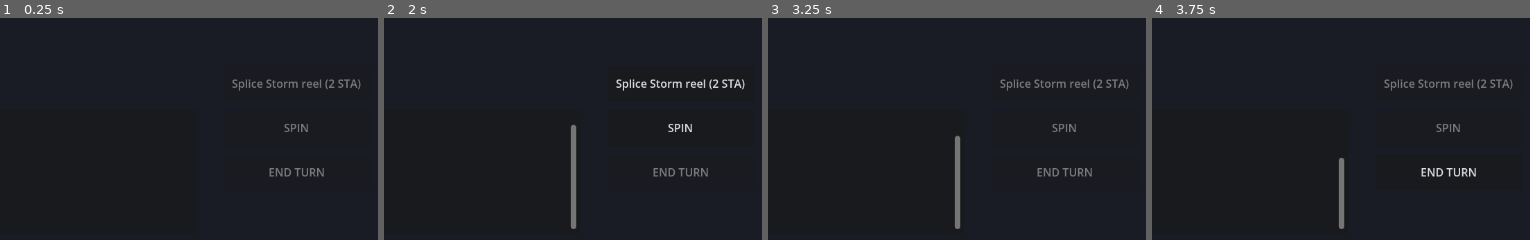
Above: before the commit, frames 1-4 (left to right).
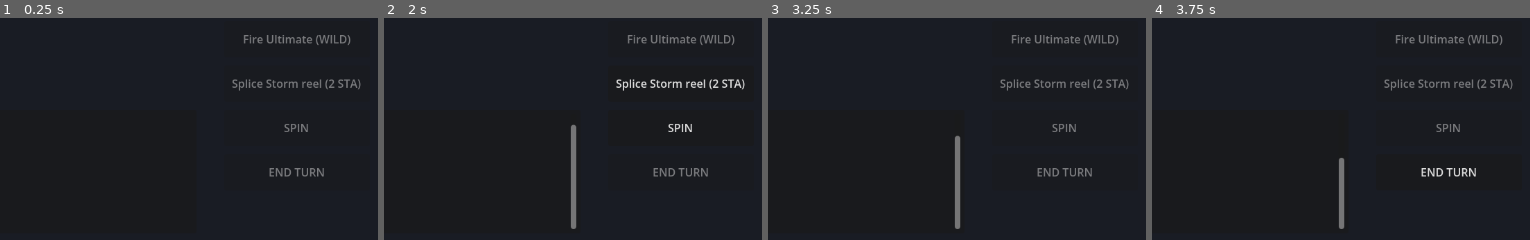
Above: after the commit, the same moments.

Repository: djkipyaboy/bunnies
Game: Godot game, scene res://combat/combat.tscn
The game is run twice, just before and just after one commit, with the same random seed, the same clock (stepped at 60 frames per second) and the same inputs.
Inputs:
- Up to frame 1 (0.25 s): no input
- Up to frame 2 (2 s): tap Enter at 0.5 s
- Up to frame 3 (3.25 s): click "SPIN" at 2 s
- Up to frame 4 (3.75 s): no input
The pictures show only the part of the screen within x 50-100%, y 50-100%; the shares and areas given below are measured in that part.

The runs differ from the first frame. In frame 1, 0.5% of the frame differs, in the area x 64-93%, y 7-13%; in frame 2, 0.5%; in frame 3, 0.5%; in frame 4, 0.5%.

Commit message:
feat(combat): Fire Ultimate button + WILD reel glow; consume wild per spin
Co-Authored-By: Claude Opus 4.8 <noreply@anthropic.com>

Diff:
--- a/combat/combat.gd
+++ b/combat/combat.gd
@@ -24,6 +24,7 @@
 var _spin_button: Button
 var _end_turn_button: Button
 var _splice_button: Button
+var _ultimate_button: Button
 var _strips_box: HBoxContainer
 var _overlay: Panel
 
@@ -169,6 +170,13 @@
 	_splice_button.disabled = true
 	add_child(_splice_button)
 
+	_ultimate_button = Button.new()
+	_ultimate_button.text = "Fire Ultimate (WILD)"
+	_ultimate_button.position = Vector2(900, 328)
+	_ultimate_button.custom_minimum_size = Vector2(210, 52)
+	_ultimate_button.disabled = true
+	add_child(_ultimate_button)
+
 	_build_overlay()
 
 	(_panels[_pc] as CombatantPanel).bind(_pc)
@@ -208,6 +216,7 @@
 	_spin_button.pressed.connect(_on_spin_pressed)
 	_end_turn_button.pressed.connect(_on_end_turn_pressed)
 	_splice_button.pressed.connect(_on_splice_pressed)
+	_ultimate_button.pressed.connect(_on_ultimate_pressed)
 
 func _start_combat() -> void:
 	_turn_manager.roll_initiative()
@@ -278,12 +287,32 @@
 		(_panels[_attacker] as CombatantPanel).refresh_resources()
 	_refresh_main1_actions()
 
+## Fires the Sticky-Wild Ultimate on reel 0 for 2 spins (auto-target — DESIGN spec §6). Armed only.
+## [ASSUMPTION] reel 0, 2 spins (CLAUDE.md §4).
+func _on_ultimate_pressed() -> void:
+	if not _awaiting_player_spin:
+		return
+	if _attacker.fire_sticky_wild(0, 2):
+		_log("  %s fires the Ultimate — reel 1 is WILD for 2 spins!" % _attacker.display_name)
+		(_panels[_attacker] as CombatantPanel).bind(_attacker)  # refresh meter to 0
+		_highlight_wild_strips()
+	_refresh_main1_actions()
+
 ## Enables/disables the Main-1 action buttons for the current player turn.
 func _refresh_main1_actions() -> void:
 	var is_player_main1: bool = _awaiting_player_spin and _attacker != null and _attacker.is_player
 	var pool: ResourcePool = _attacker.resource_pool if _attacker != null else null
 	_splice_button.disabled = not (is_player_main1 and pool != null \
 		and pool.can_afford({&"stamina": 2}) and _attacker.turn_reels.size() < 5)
+	_ultimate_button.disabled = not (is_player_main1 and _attacker.bonus_meter != null \
+		and _attacker.bonus_meter.is_armed())
+
+## Glows the reel strips that are currently WILD (forced crit-success) for the active attacker.
+func _highlight_wild_strips() -> void:
+	var wild: Array[int] = _attacker.wild_reel_indices() if _attacker != null else []
+	var strips: Array = _strips_box.get_children()
+	for i: int in range(strips.size()):
+		(strips[i] as ReelStrip).set_wild(i in wild)
 
 func _prepare_strips(reels: Array[ActionReel]) -> void:
 	for child in _strips_box.get_children():
@@ -292,12 +321,13 @@
 		var strip := ReelStrip.new()
 		_strips_box.add_child(strip)
 		strip.configure(reel)
+	_highlight_wild_strips()
 
 func _do_spin() -> void:
 	if _phase_manager.current_phase != PhaseManager.Phase.COMBAT:
 		_phase_manager.proceed_to_combat()  # enemy auto-commit (player committed in _on_spin_pressed)
 	var reels: Array[ActionReel] = _attacker.turn_reels
-	var attacks: Array = _resolver.resolve_combat_phase(reels, _attacker.weapon.base_damage, _defender.defense_type)
+	var attacks: Array = _resolver.resolve_combat_phase(reels, _attacker.weapon.base_damage, _defender.defense_type, _attacker.wild_reel_indices())
 	_pending_strips = attacks.size()
 	var strips: Array = _strips_box.get_children()
 	for i: int in range(attacks.size()):
@@ -331,6 +361,8 @@
 		_finish_spin()
 
 func _finish_spin() -> void:
+	_attacker.consume_wild_spin()
+	_highlight_wild_strips()
 	_splice_button.disabled = true
 	# If the spin ended the fight, go straight to the result — no End Turn needed.
 	if _turn_manager.is_combat_over():
--- a/combat/ui/reel_strip.gd
+++ b/combat/ui/reel_strip.gd
@@ -92,3 +92,7 @@
 	tw.tween_property(_strip, "position:y", final_y, SPIN_DURATION) \
 		.set_trans(Tween.TRANS_CUBIC).set_ease(Tween.EASE_OUT)
 	tw.finished.connect(func() -> void: strip_settled.emit())
+
+## Toggles the WILD highlight on this strip (Sticky-Wild Ultimate target). Cosmetic only.
+func set_wild(on: bool) -> void:
+	modulate = Color(1.6, 1.4, 0.4) if on else Color(1, 1, 1)
--- a/tests/test_combat_loop.gd
+++ b/tests/test_combat_loop.gd
@@ -51,7 +51,8 @@
 	var defender: Combatant = _enemy if c == _pc else _pc
 	c.on_upkeep()
 	c.begin_turn()
-	var attacks: Array = _resolver.resolve_combat_phase(c.turn_reels, c.weapon.base_damage, defender.defense_type)
+	var attacks: Array = _resolver.resolve_combat_phase(c.turn_reels, c.weapon.base_damage, defender.defense_type, c.wild_reel_indices())
+	c.consume_wild_spin()
 	for a in attacks:
 		defender.take_damage(a.final_damage)
 		c.bonus_meter.charge(a.face.result_tier)
